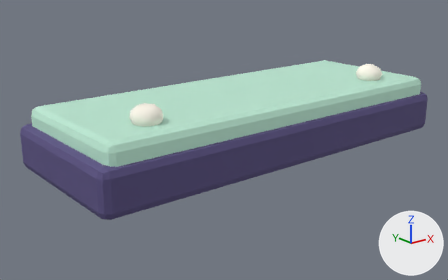
What one commit did to the glTF model assets/castle/pearl_kit/pearl_music_bar_3.glb.
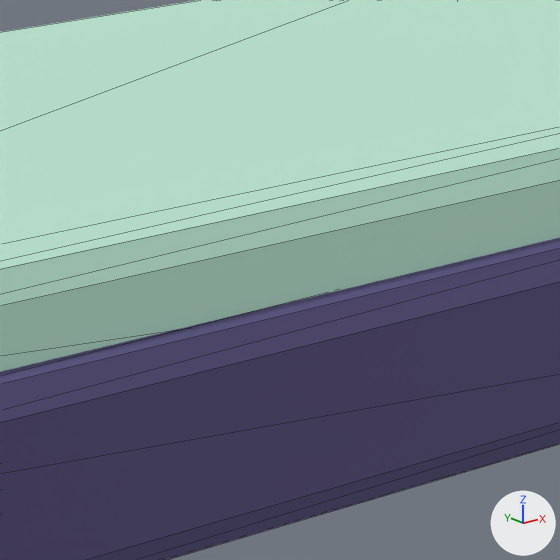
Each version appears first whole from a 50 mm lens placed at (-6.69, -7.82, 3.15), pointed at (-0.34, 0.12, -0.02), and next in a close-up on the part from 53% to 77% of the width and 24% to 62% of the height. Every picture has the same lights, and +X, +Y and +Z are marked at lower right. The older version's two pictures come first. The close-ups show mesh edges as thin lines. Vertices at exactly the same position are counted once.

Script lines for the objects in view, before the commit:
```python
me_cube_199 = bpy.data.meshes.new('Cube.199')
me_cube_199.from_pydata(...)  # 238 vertices, 456 faces; spans x -3.43..3.43, y -1.36..1.36, z -0.78..0.92
# faces by material slot: [108, 108, 160, 80]
me_cube_199.materials.append(mat_mrc_ink)  # blue #595081
me_cube_199.materials.append(mat_mrc_mint_001)  # green #b8e3ce
me_cube_199.materials.append(mat_mrc_pearl_light)  # white #fff9ec
me_cube_199.materials.append(mat_mrc_gold_001)  # yellow #f6d481
ob_pearl_music_bar_3_001 = bpy.data.objects.new('pearl_music_bar_3.001', me_cube_199)
ob_pearl_music_bar_3_001.location = (0.0, 0.0, 0.18)
```
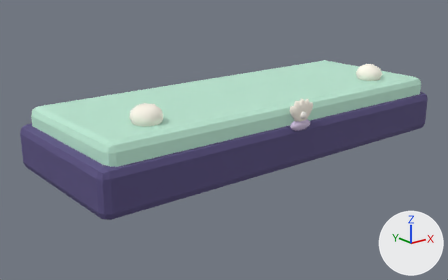
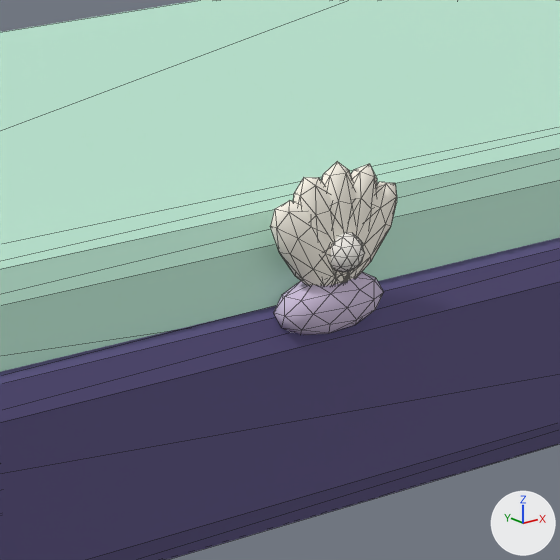
Boxes [x1, y1, x2, y2] around the edits, measured in the close-ups (560 x 560 px):
part 1 of me_cube_199, added
    after: [270, 201, 341, 286]
part 2 of me_cube_199, added
    after: [293, 177, 341, 284]
part 3 of me_cube_199, added
    after: [321, 162, 355, 284]
part 4 of me_cube_199, added
    after: [342, 164, 377, 283]
part 5 of me_cube_199, added
    after: [340, 182, 397, 283]
part 6 of me_cube_199, added (pale blue)
    after: [273, 272, 383, 335]
part 7 of me_cube_199, added
    after: [330, 232, 365, 272]

The edits, one by one:
Material 'MRC_lavender' (mat_mrc_lavender) is new.
Its base color is (0.66, 0.55, 0.76) (pale blue #d4c4e2).
Its roughness is 0.82.
Material 'MRC_pearl' (mat_mrc_pearl) is new.
Its base color is (0.91, 0.88, 0.83) (white #f5f1eb).
Its roughness is 0.82.
me_cube_199 is used by ob_pearl_music_bar_3_001; location (0.0, 0.0, 0.18).
me_cube_199 had 238 vertices, 456 faces and spanned x -3.43..3.43, y -1.36..1.36, z -0.78..0.92.
me_cube_199 now has 532 vertices, 1016 faces and spans x -3.43..3.43, y -1.45..1.36, z -0.78..0.92.
me_cube_199 part 1: the loose piece of 42 vertices spanning x -1.19..1.19, y -0.24..1.08, z -0.78..0.06 is copied, and the copy is multiplied about its middle by the matrix ((0.052, 0.0, -0.391), (0.0, 0.066, 0.0), (0.057, 0.0, 0.352)), then moved by (-0.08, -1.77, 0.87), in mat_mrc_pearl_light (white #fff9ec); it spans x -0.25..0.09, y -1.4..-1.31, z 0.34..0.67.
me_cube_199 part 2: the loose piece of 42 vertices spanning x -1.19..1.19, y -0.24..1.08, z -0.78..0.06 is copied, and the copy is multiplied about its middle by the matrix ((0.071, 0.0, -0.214), (0.0, 0.066, 0.0), (0.031, 0.0, 0.48)), then moved by (-0.04, -1.77, 0.89), in mat_mrc_pearl_light (white #fff9ec); it spans x -0.17..0.08, y -1.4..-1.31, z 0.32..0.73.
me_cube_199 part 3: a new loose piece, an icosphere of 80 faces spanning x -0.092..0.092, y -1.395..-1.308, z 0.312..0.754, in mat_mrc_pearl_light (white #fff9ec).
me_cube_199 part 4: the loose piece of 42 vertices spanning x -1.19..1.19, y -0.24..1.08, z -0.78..0.06 is copied, and the copy is multiplied about its middle by the matrix ((0.071, 0.0, 0.214), (0.0, 0.066, 0.0), (-0.031, 0.0, 0.48)), then moved by (0.04, -1.77, 0.89), in mat_mrc_pearl_light (white #fff9ec); it spans x -0.08..0.17, y -1.4..-1.31, z 0.32..0.73.
me_cube_199 part 5: the loose piece of 42 vertices spanning x -1.19..1.19, y -0.24..1.08, z -0.78..0.06 is copied, and the copy is multiplied about its middle by the matrix ((0.052, 0.0, 0.391), (0.0, 0.066, 0.0), (-0.057, 0.0, 0.352)), then moved by (0.08, -1.77, 0.87), in mat_mrc_pearl_light (white #fff9ec); it spans x -0.09..0.25, y -1.4..-1.31, z 0.35..0.66.
me_cube_199 part 6: a new loose piece, an icosphere of 80 faces spanning x -0.2..0.2, y -1.41..-1.27, z 0.24..0.43, in mat_mrc_lavender (pale blue #d4c4e2).
me_cube_199 part 7: a new loose piece, an icosphere of 80 faces spanning x -0.06..0.06, y -1.45..-1.33, z 0.44..0.56, in mat_mrc_pearl (white #f5f1eb).
me_cube_199 gains material mat_mrc_lavender (pale blue #d4c4e2).
me_cube_199 gains material mat_mrc_pearl (white #f5f1eb).
